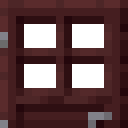
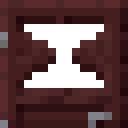
Two versions of the same layered image (128 × 128). Layer-by-layer changes:
painted on "oak_door_top.png" over 16, 24, 104, 88
